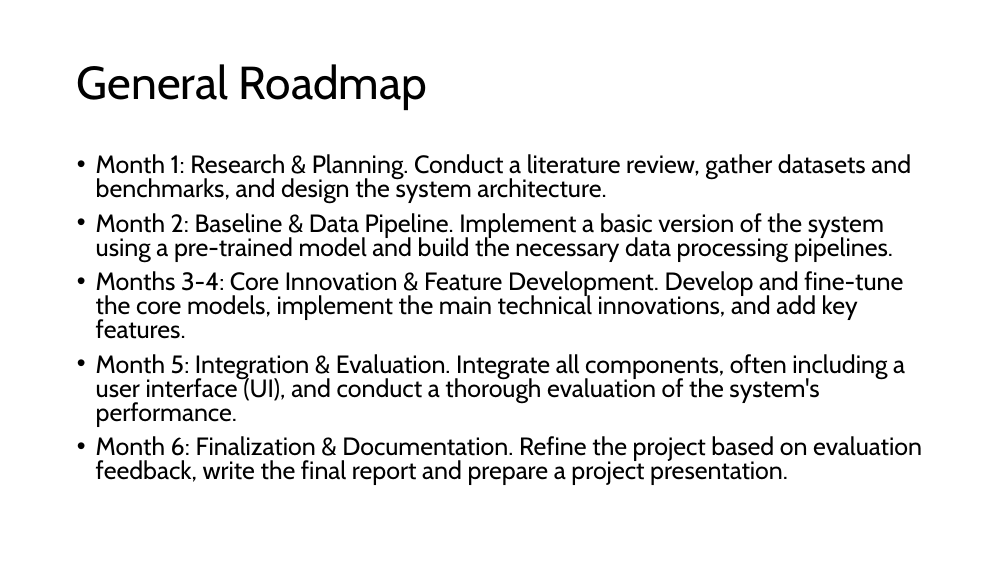
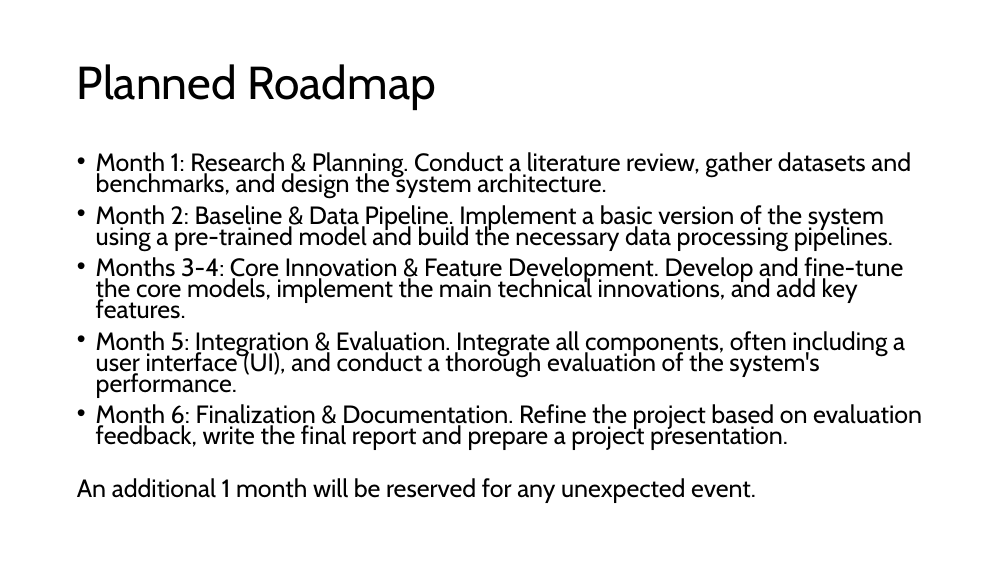
Before and after one commit to xiashuidaolaoshuren/AIST-FYP, a slide deck: slide 2 of Potential_Project_LLM.pptx (slide 6 before the commit). Drawn at 1008x567 pixels with LibreOffice and Linux fonts; fonts in the diff are those of the drawing. Boxes give left, top, right and bottom in pixels: in the first picture for what was removed or moved away, otherwise in the second. Text is boxed around its words. In the diff, an @@ line names an element or a change of style, - is before the commit and + after.

Commit message:
update: Potential project topic PPT - delete unrelevant project topics

```diff
--- a/Potential_Project_LLM.pptx
+++ b/Potential_Project_LLM.pptx
@@ title at bbox=[77, 64, 436, 110]: text changed @@
-General Roadmap
+Planned Roadmap
@@ text at bbox=[96, 152, 922, 450]: line spacing 0.8 to 0.7 @@
@@ text at bbox=[77, 478, 756, 502]: paragraph added @@
+An additional 1 month will be reserved for any unexpected event.
```
Also in this commit, not shown: 1 other slide changed, 4 slides removed.
